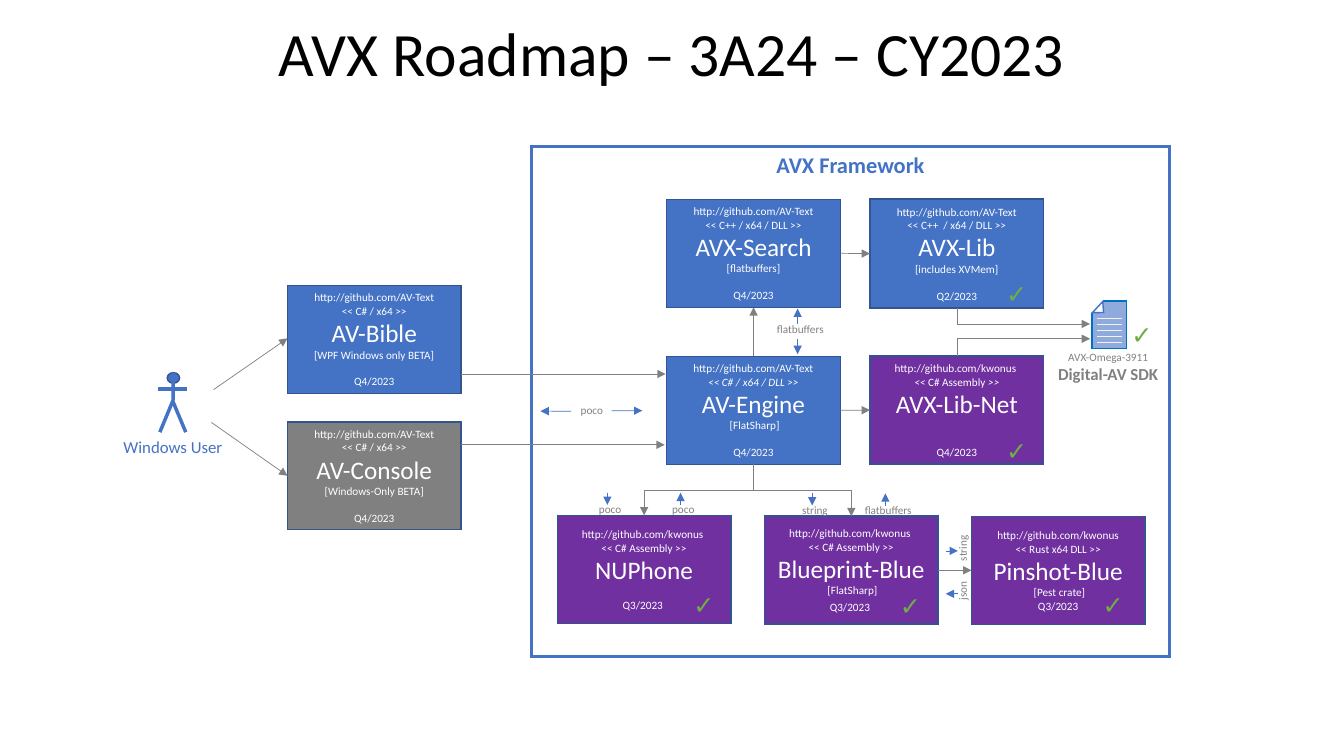
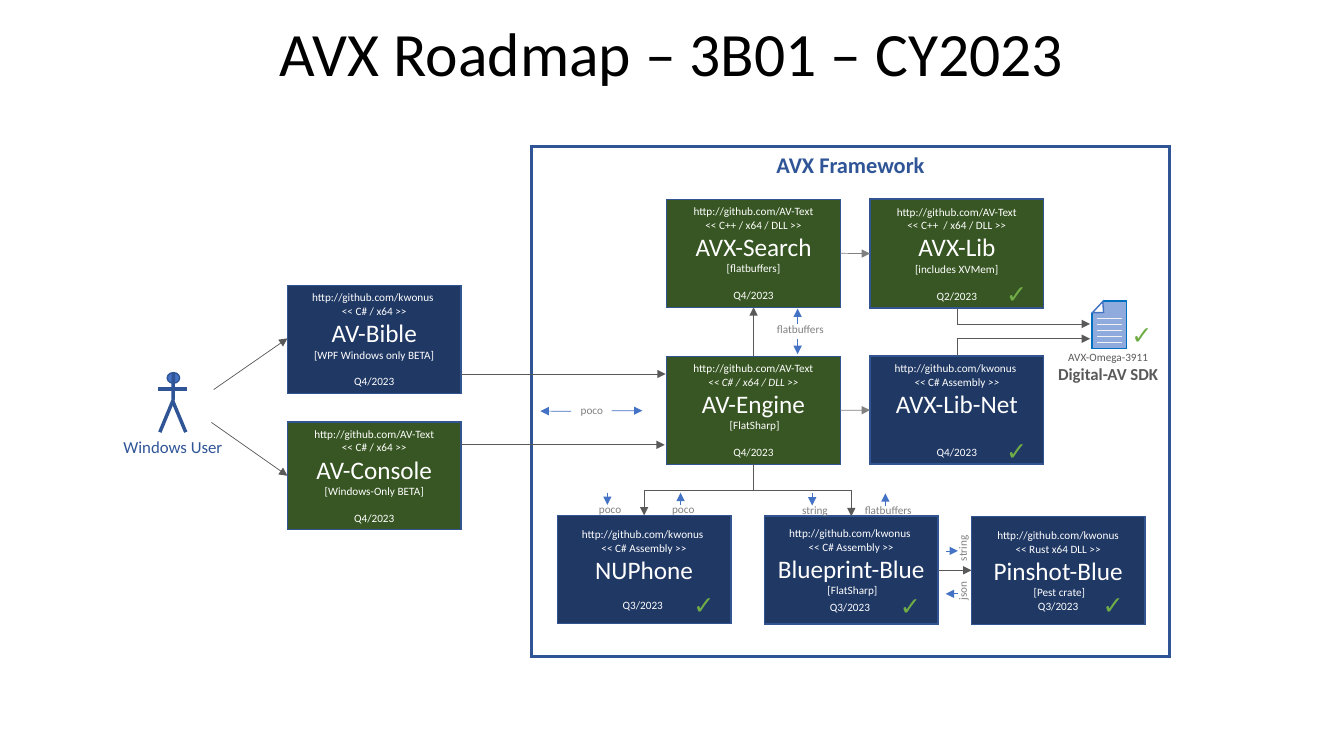
Before and after one commit to AV-Text/AVX, a slide deck: slide 3 of AVXSearch/AVX-Framework.pptx. Drawn at 1344x756 pixels with LibreOffice and Linux fonts; fonts in the diff are those of the drawing. Boxes give left, top, right and bottom in pixels: in the first picture for what was removed or moved away, otherwise in the second. Text is boxed around its words. In the diff, an @@ line names an element or a change of style, - is before the commit and + after.

Commit message:
Skeleton implementation of AV-Engine + updated color-coding in diagrams/readme.

```diff
--- a/AVXSearch/AVX-Framework.pptx
+++ b/AVXSearch/AVX-Framework.pptx
@@ title at box(280, 33, 1063, 86): text changed @@
-AVX Roadmap – 3A24 – CY2023
+AVX Roadmap – 3B01 – CY2023
@@ rectangle "AVX Framework" at box(531, 146, 1170, 656): text colour #4472C4 to #2F5597; outline #4472C4 2.25 pt to #2F5597 2.25 pt @@
@@ rectangle "http://github.com/kwonus" at box(287, 285, 461, 393): fill #4472C4 to #203864 @@
@@ text in rectangle at box(312, 293, 433, 303): text changed @@
-http://github.com/AV-Text
+http://github.com/kwonus
@@ elbow arrow (754, 308) - (754, 357): stroke #808080 0.5 pt to #595959 0.5 pt @@
@@ elbow arrow (957, 309) - (1090, 324): stroke #808080 0.5 pt to #595959 0.5 pt @@
@@ arrow (214, 389) - (287, 339): stroke #808080 0.5 pt to #595959 0.5 pt @@
@@ fill #4472C4 to #385723 in 3 elements at box(666, 200, 840, 308), box(870, 200, 1044, 309), box(666, 357, 840, 465) @@
@@ fill #7030A0 to #203864 in 4 elements at box(972, 516, 1145, 624), box(764, 516, 938, 624), box(558, 515, 731, 623), box(870, 356, 1044, 464) @@
@@ elbow arrow (957, 356) - (1090, 339): stroke #808080 0.5 pt to #595959 0.5 pt @@
@@ text "AVX-Omega-3911" at box(1058, 354, 1158, 383): text colour #808080 to #595959 @@
@@ line (188, 389) - (158, 389): stroke #4472C4 2.5 pt to #2F5597 2.5 pt @@
@@ ellipse at box(167, 373, 179, 384): outline #325491 1 pt to #2F5597 1 pt @@
@@ line (173, 373) - (173, 404): stroke #4472C4 2.5 pt to #2F5597 2.5 pt @@
@@ arrow (462, 374) - (665, 374): stroke #808080 0.5 pt to #595959 0.5 pt @@
@@ line (172, 401) - (160, 433): stroke #4472C4 2.5 pt to #2F5597 2.5 pt @@
@@ line (173, 401) - (186, 433): stroke #4472C4 2.5 pt to #2F5597 2.5 pt @@
@@ text "Windows User" at box(123, 441, 222, 453): text colour #4472C4 to #2F5597 @@
@@ arrow (212, 422) - (287, 476): stroke #808080 0.5 pt to #595959 0.5 pt @@
@@ rectangle "http://github.com/AV-Text" at box(287, 421, 461, 529): fill #808080 to #385723 @@
@@ arrow (462, 445) - (664, 445): stroke #808080 0.5 pt to #595959 0.5 pt @@
@@ elbow arrow (754, 465) - (644, 515): stroke #808080 0.5 pt to #595959 0.5 pt @@
@@ elbow arrow (754, 465) - (852, 516): stroke #808080 0.5 pt to #595959 0.5 pt @@
@@ elbow arrow (939, 571) - (972, 571): stroke #808080 0.5 pt to #595959 0.5 pt @@
```
Also in this commit, not shown: 3 other slides changed, 9 other files.
